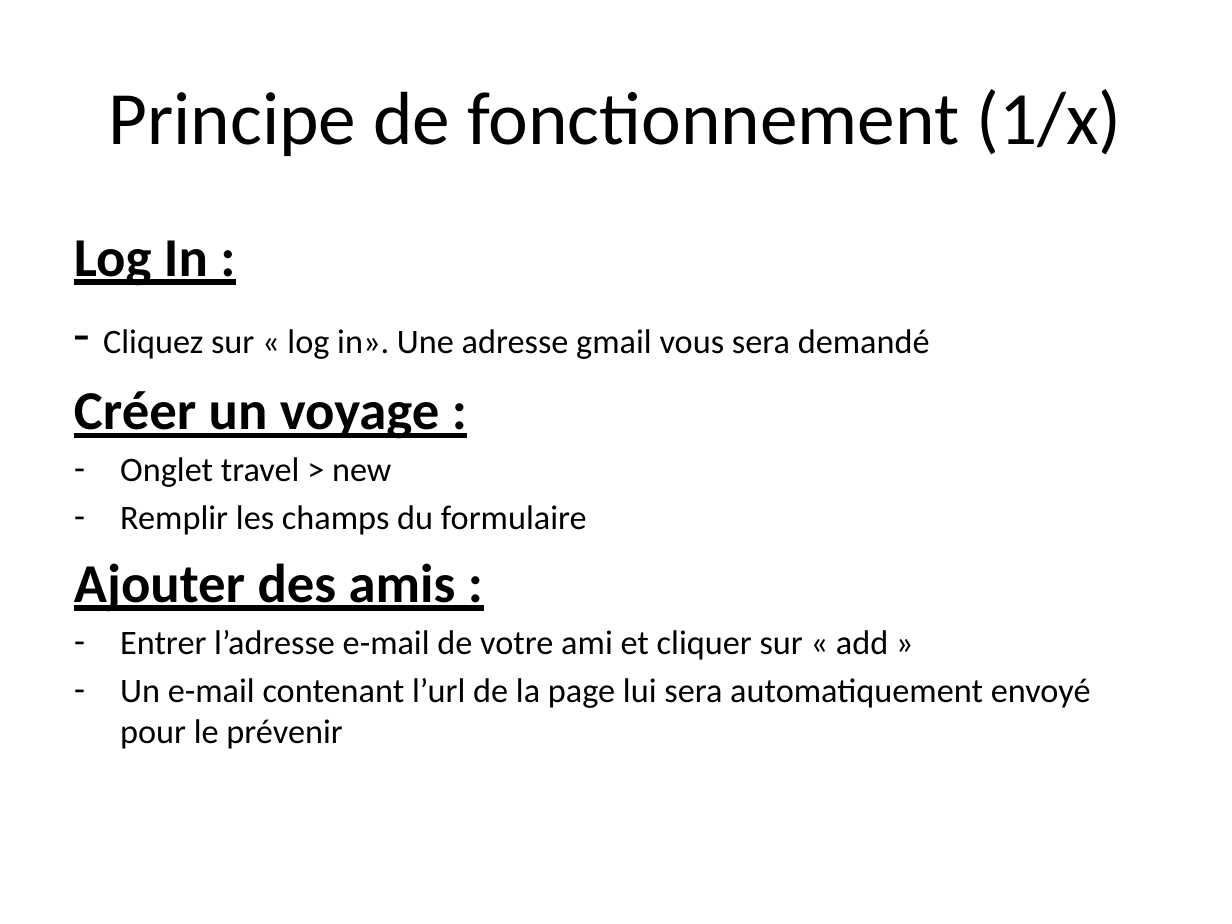
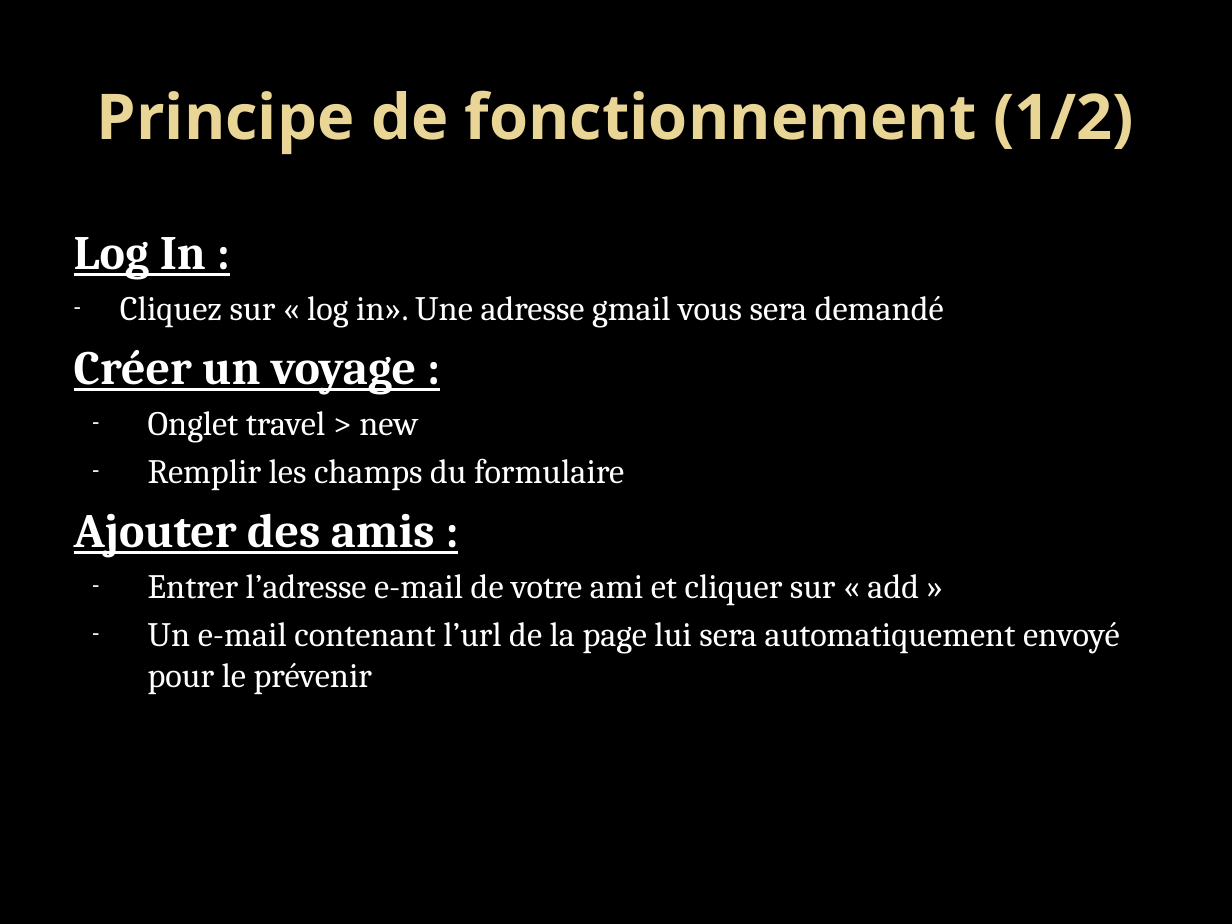
Before and after one commit to Hack-a-Trip/Hack-a-Trip, a slide deck: slide 2 of Hack-a-Trip/HACK-A-TRIP.pptx. Drawn at 1232x924 pixels with LibreOffice and Linux fonts; fonts in the diff are those of the drawing; background and template pictures are left out. Boxes give left, top, right and bottom in pixels: in the first picture for what was removed or moved away, otherwise in the second. Text is boxed around its words. In the diff, an @@ line names an element or a change of style, - is before the commit and + after.

```diff
--- a/Hack-a-Trip/HACK-A-TRIP.pptx
+++ b/Hack-a-Trip/HACK-A-TRIP.pptx
@@ background #FFFFFF to picture (left out) @@
@@ title at bbox=[96, 90, 1134, 154]: text changed; size 44 to 36.9 pt; font Calibri to Noto Sans; text colour #000000 to gradient #EAD696 to #E7D081; bold on @@
-Principe de fonctionnement (1/x)
+Principe de fonctionnement (1/2)
@@ text at bbox=[74, 237, 1120, 695]: size 32 to 28 pt in "Log In :", "Créer un voyage :", "Ajouter des amis :"; font Calibri to Cambria, text colour #000000 to #FFFFFF in "Log In :", "Créer un voyage :", "Onglet travel > new", "Remplir les champs du formulaire" and 3 more places; indent changed @@
@@ text at bbox=[120, 296, 944, 328]: text changed; font Calibri to Cambria; text colour #000000 to #FFFFFF @@
-- Cliquez sur « log in». Une adresse gmail vous sera demandé
+– Cliquez sur « log in». Une adresse gmail vous sera demandé
```
Also in this commit, not shown: 5 other slides changed.
